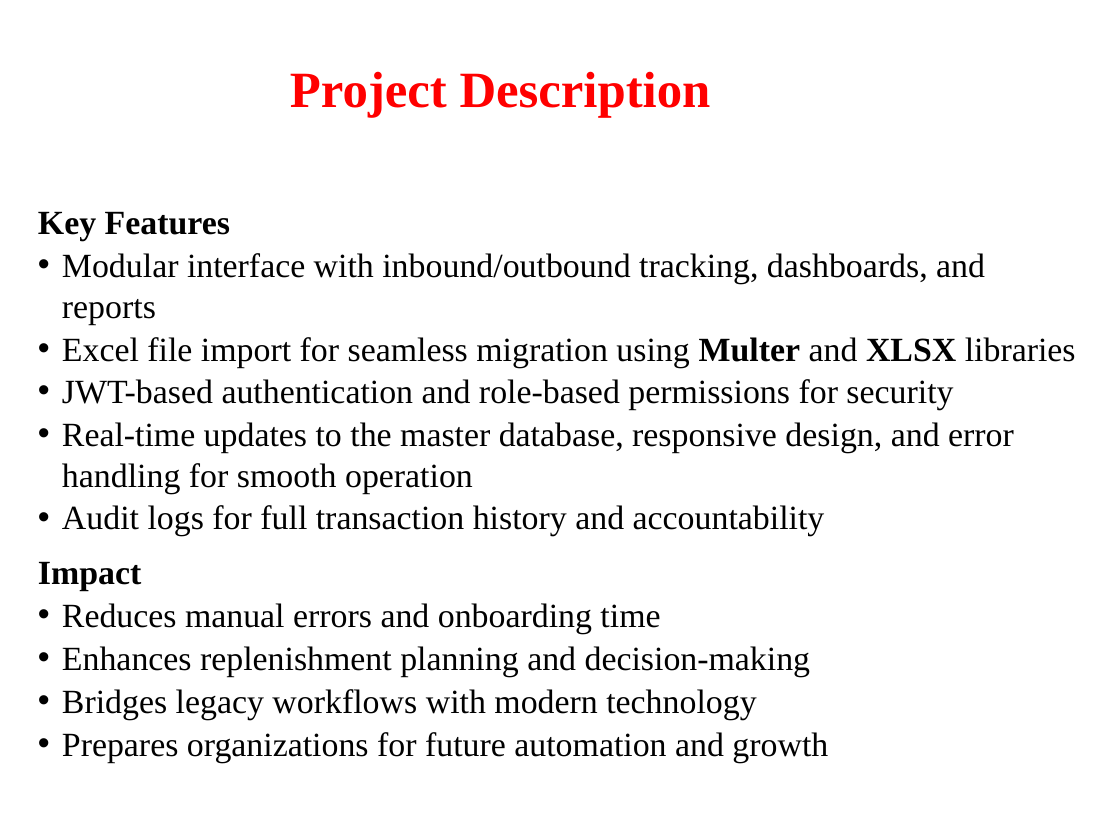
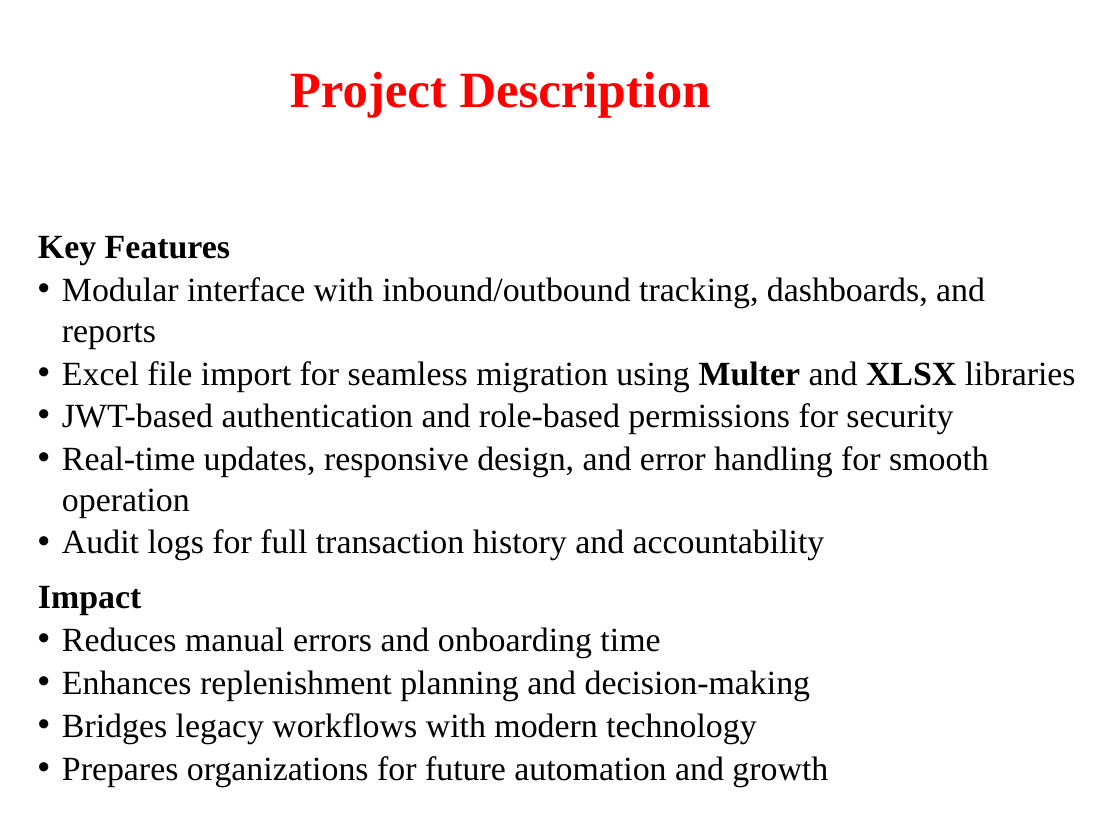
Before and after one commit to TusharVaishnaw/trash, a slide deck: slide 10 of tusharit/Industrial_Training_Presentation_18Sept_2026.pptx. Drawn at 1120x840 pixels with LibreOffice and Linux fonts; fonts in the diff are those of the drawing; background and template pictures are left out. Boxes give left, top, right and bottom in pixels: in the first picture for what was removed or moved away, otherwise in the second. Text is boxed around its words. In the diff, an @@ line names an element or a change of style, - is before the commit and + after.

```diff
--- a/tusharit/Industrial_Training_Presentation_18Sept_2026.pptx
+++ b/tusharit/Industrial_Training_Presentation_18Sept_2026.pptx
@@ text "Key Features" moved from (x1=38, y1=211, x2=1076, y2=763) to (x1=38, y1=235, x2=1076, y2=787) @@
@@ text at (x1=62, y1=446, x2=989, y2=518): text changed @@
-• Real-time updates to the master database, responsive design, and error handling for smooth operation
+• Real-time updates, responsive design, and error handling for smooth operation
```
Also in this commit, not shown: 11 other slides changed, 3 slides removed, 3 other files.
